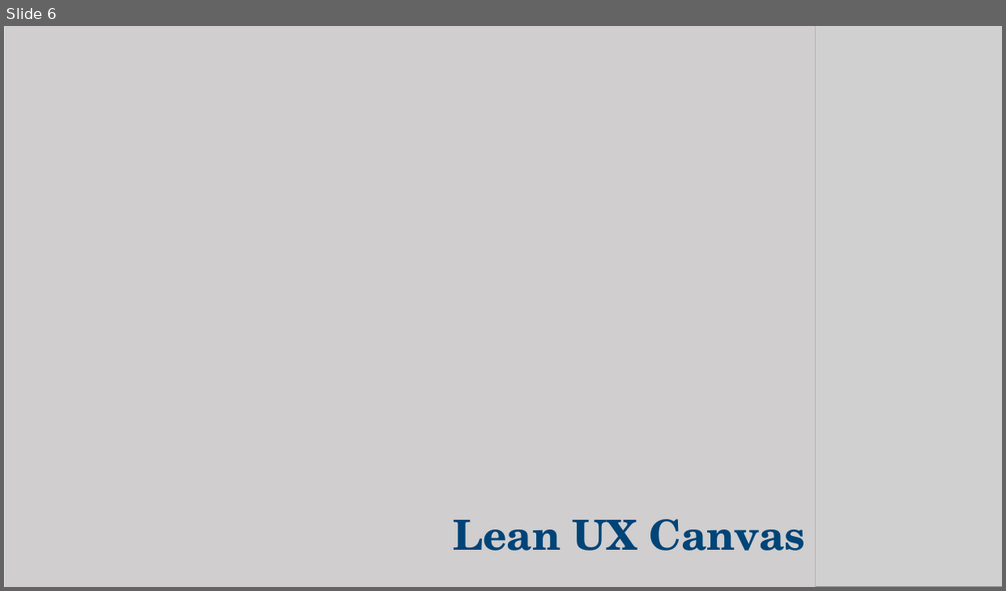
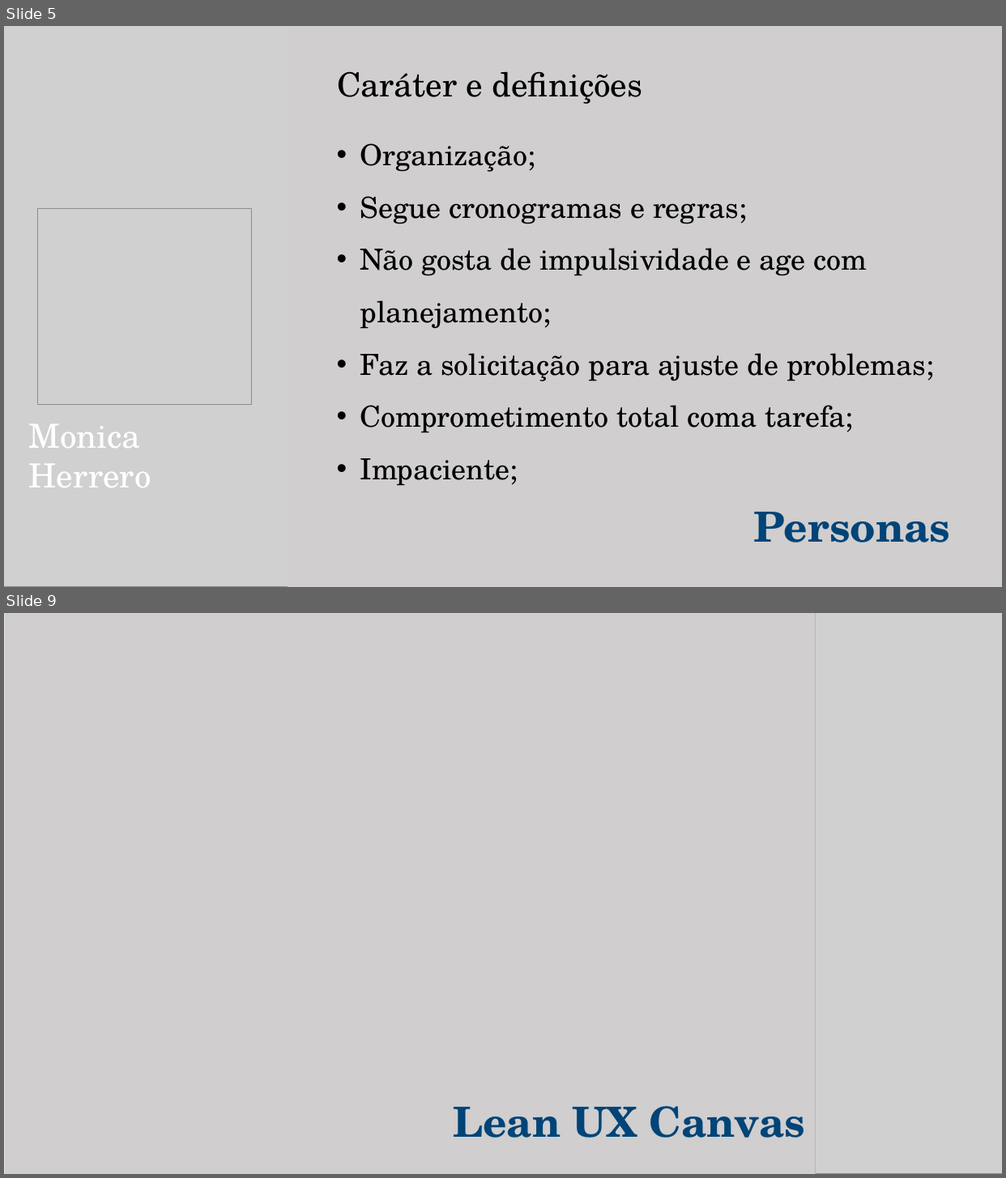
Before and after one commit to Nicolas-Gonzaga/ekranSystem, a slide deck: Gabriela/Documentação/Modelo de Apresentação - eKran 1.pptx. Shown one above the other, each under a label of ours: slide 6 before the commit, slides 5 and 9 after it; the slides between them are not shown. The pictures are 1006x591 and 1006x1178 pixels, drawn with LibreOffice and Linux fonts; fonts in the diff are those of the drawing; grey boxes stand for pictures. Boxes give left, top, right and bottom in pixels: in the first picture for what was removed or moved away, otherwise in the second. Text is boxed around its words. In the diff, an @@ line names an element or a change of style, - is before the commit and + after.

```diff
--- a/Gabriela/Documentação/Modelo de Apresentação - eKran 1.pptx
+++ b/Gabriela/Documentação/Modelo de Apresentação - eKran 1.pptx
@@ slide 5 added at (4,26,1002,587), background #FFFFFF @@
@@ picture added at (4,26,316,587) @@
@@ rectangle added at (288,26,1002,587), fill #D0CECE @@
@@ text added at (337,71,643,104), 32 pt, text #000000 @@
+Caráter e definições
@@ text added at (360,143,934,486), 28 pt, text #000000 @@
+• Organização;
+• Segue cronogramas e regras;
+• Não gosta de impulsividade e age com planejamento;
+• Faz a solicitação para ajuste de problemas;
+• Comprometimento total coma tarefa;
+• Impaciente;
@@ picture added at (38,209,251,404) @@
@@ text added at (28,425,151,488), 32 pt, text #FFFFFF @@
+Monica Herrero
@@ text added at (754,512,951,543), 40 pt, text #004478, bold @@
+Personas
@@ what was slide 6 is now slide 9 @@
```
Also in this commit, not shown: 6 slides changed, 5 other slides added, 4 slides removed.
